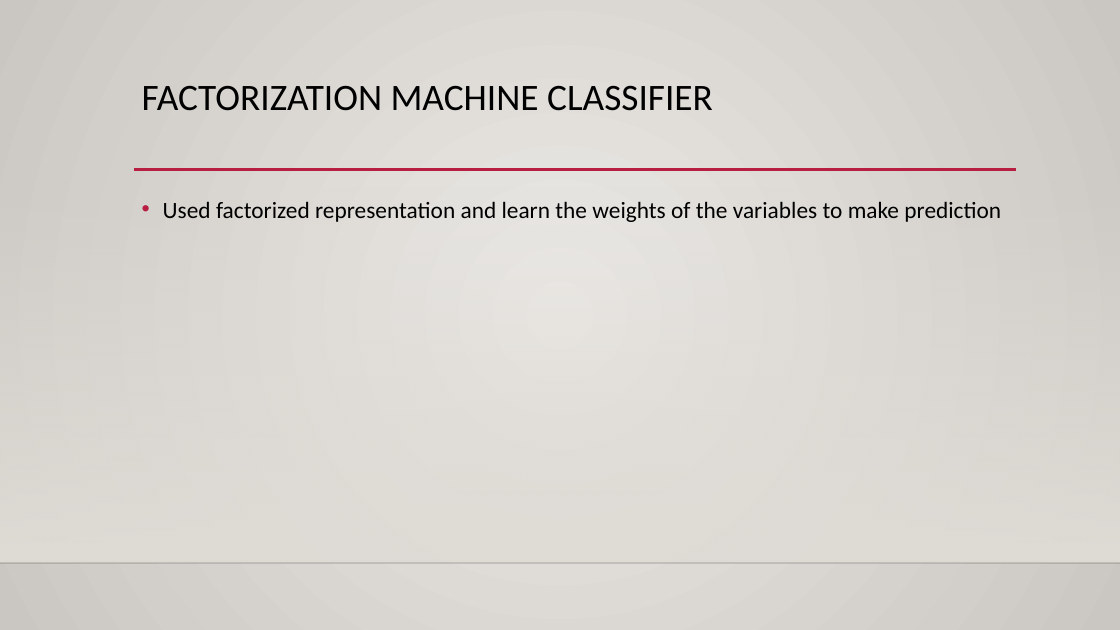
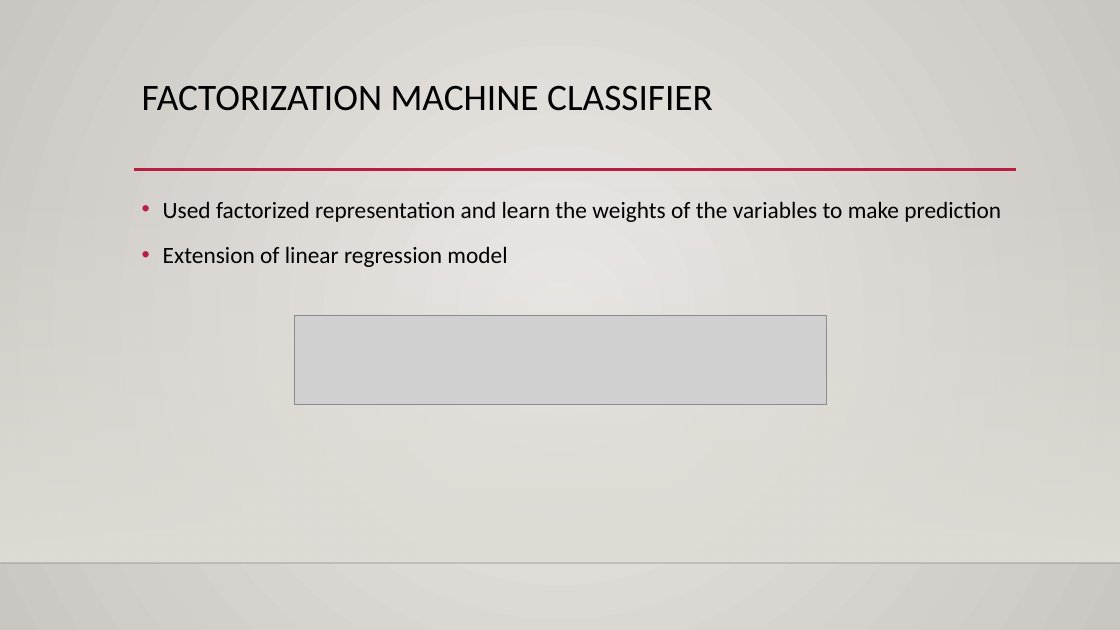
Before and after one commit to nhatthuan97/Qualifying_Repo, a slide deck: slide 13 of Presentation.pptx. Drawn at 1120x630 pixels with LibreOffice and Linux fonts; fonts in the diff are those of the drawing; grey boxes stand for pictures; background and template pictures are left out. Boxes give left, top, right and bottom in pixels: in the first picture for what was removed or moved away, otherwise in the second. Text is boxed around its words. In the diff, an @@ line names an element or a change of style, - is before the commit and + after.

```diff
--- a/Presentation.pptx
+++ b/Presentation.pptx
@@ text at box(163, 246, 507, 267): paragraph added @@
+• Extension of linear regression model
@@ picture added at box(294, 315, 826, 405) @@
```
Also in this commit, not shown: 1 slide added, 7 other files.
